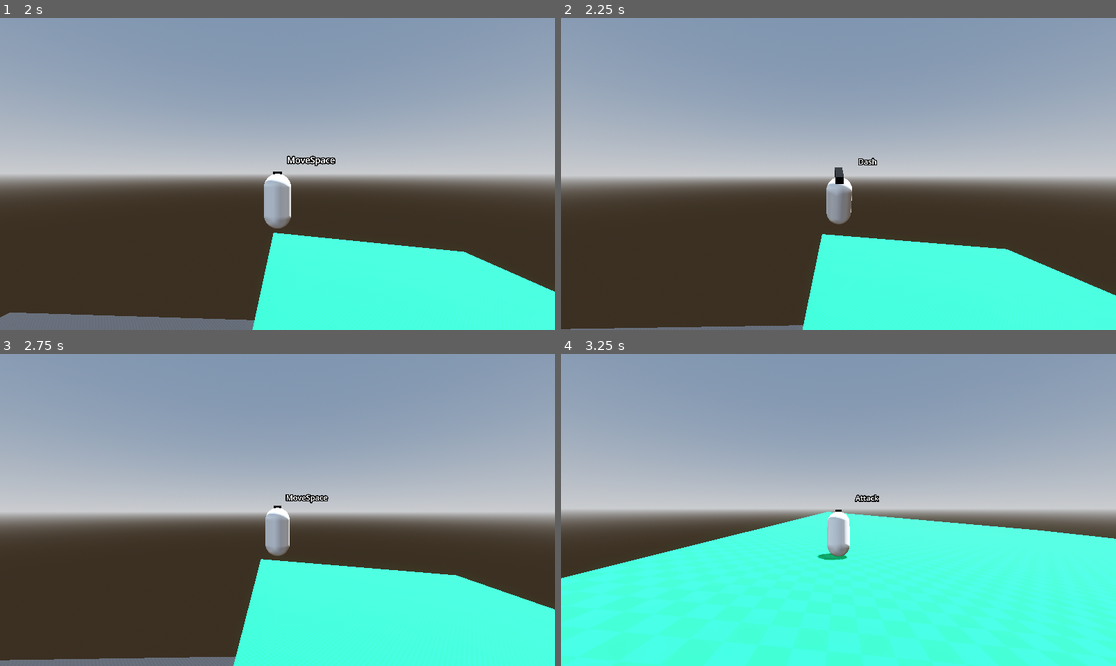
Above: before the commit, frames 1-4 (two rows, left to right).
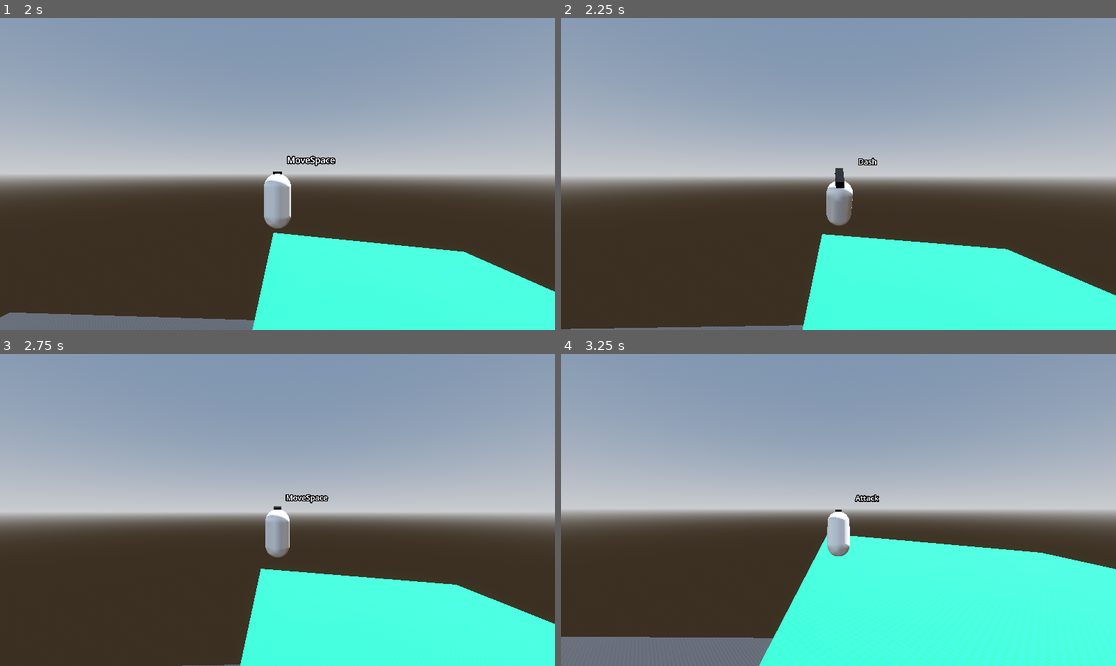
Above: after the commit, the same moments.

Repository: Gjosti/dev-sandbox
Game: Godot game, scene res://Levels/sandbox_level.tscn
Two runs of this game, one before a commit and one after it. Both use one fixed random seed, a clock stepped at 60 frames per second and the inputs below.
Inputs (mouse positions are in pixels of both pictures, inside the frame that each line leads up to):
- Up to frame 1 (2 s): move the mouse to (305, 174) at 0.52 s; press the mouse at (305, 174) at 0.53 s; hold W (move_forward) from 0.53 s (still down); tap Space (jump) at 0.77, 1.52 s; move the mouse to (249, 174) at 1.27 s; release the mouse at (249, 174) at 1.28 s; tap Ctrl (crouch) at 1.35 s
- Up to frame 2 (2.25 s): keep holding W (move_forward); move the mouse to (849, 167) at 2.02 s; hold Shift (dash) from 2.03 s (still down)
- Up to frame 3 (2.75 s): keep holding W (move_forward); keep holding Shift (dash)
- Up to frame 4 (3.25 s): keep holding W (move_forward); move the mouse to (832, 516) at 2.77 s; release Shift (dash) at 2.78 s; tap Mouse wheel down (scroll_backward) at 2.85 s; click (832, 516) at 2.92 s; tap Space (jump) at 3.02 s

Frame 1 is identical in both runs. In frame 2, 0.2% of the frame differs, in the area x 47-53%, y 47-67%; in frame 3, 3.1%; in frame 4, 20%, in the area x 0-100%, y 50-100%.

Commit message:
adjusted dash animation length

Diff:
--- a/Player/rig.tscn
+++ b/Player/rig.tscn
@@ -109,7 +109,7 @@
 
 [sub_resource type="Animation" id="Animation_vcvy3"]
 resource_name = "Dash"
-length = 0.3
+length = 0.5
 tracks/0/type = "value"
 tracks/0/imported = false
 tracks/0/enabled = true
@@ -117,7 +117,7 @@
 tracks/0/interp = 1
 tracks/0/loop_wrap = true
 tracks/0/keys = {
-"times": PackedFloat32Array(0, 0.05, 0.3),
+"times": PackedFloat32Array(0, 0.05, 0.5),
 "transitions": PackedFloat32Array(1, 1, 1),
 "update": 0,
 "values": [Vector3(0, 0, 0), Vector3(0.7853982, 0, 0), Vector3(0, 0, 0)]
